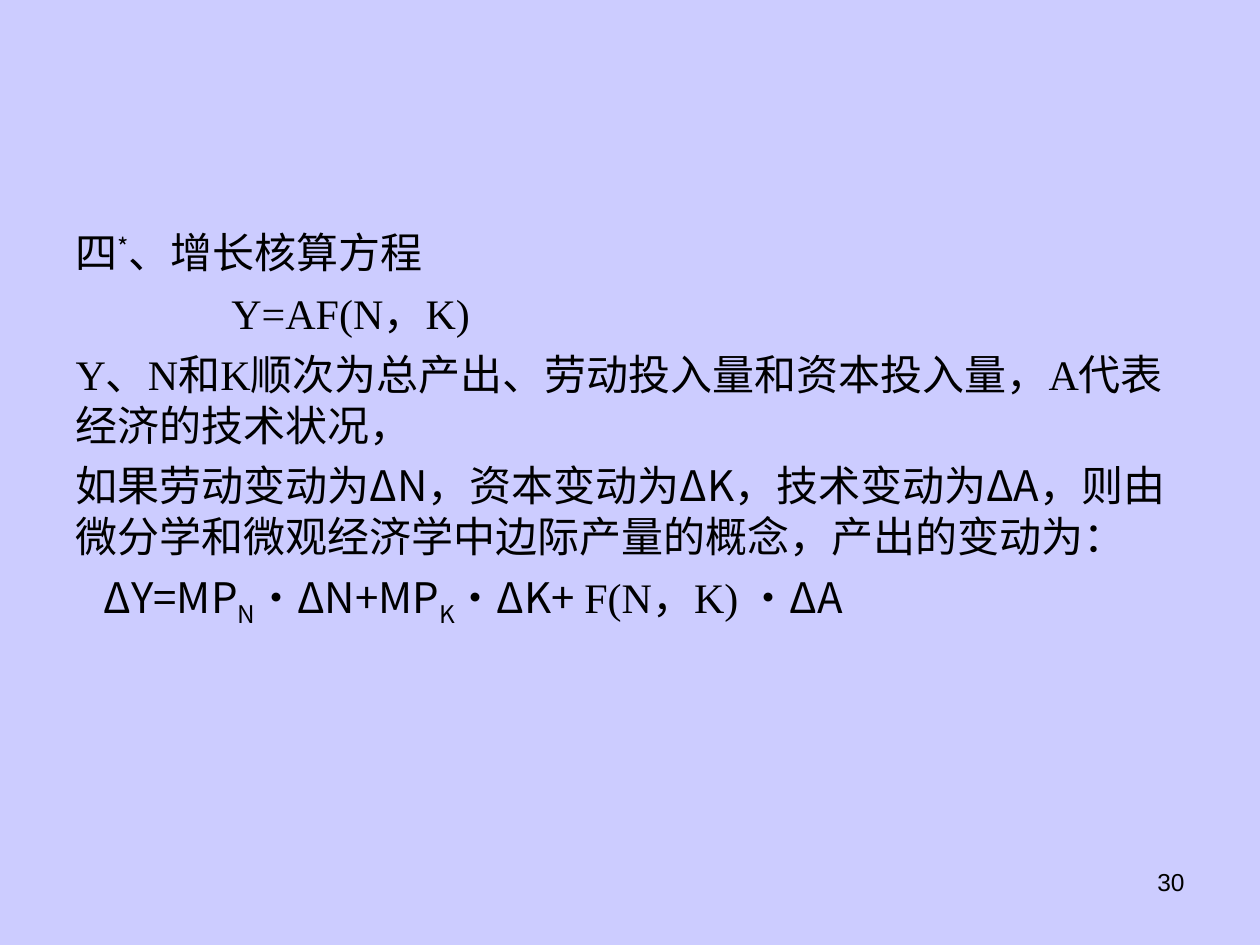
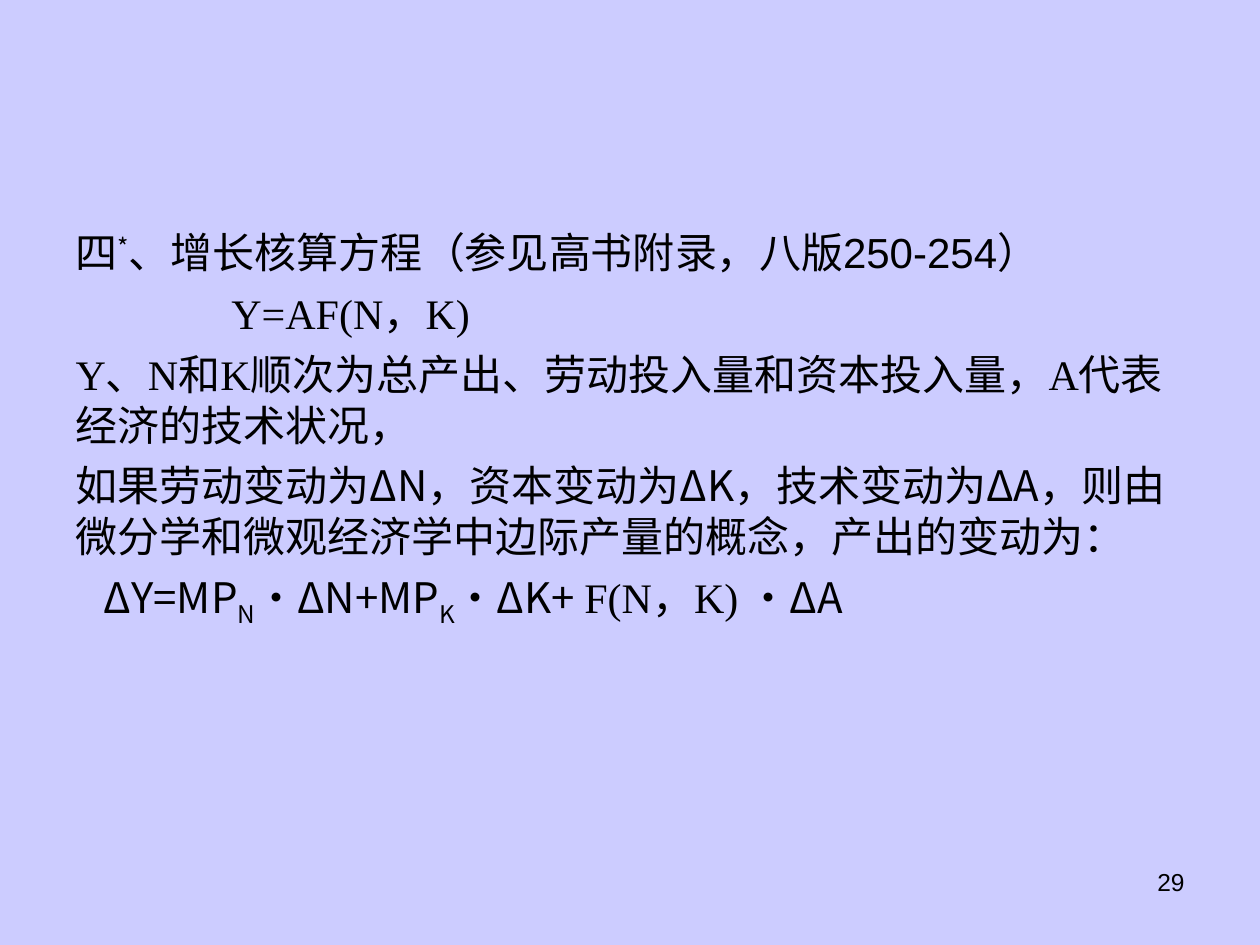
Before and after one commit to dhndzwxj/Teaching_assistant, a slide deck: slide 29 of 宏观原理课件/第8章 经济增长新.ppt (slide 30 before the commit). Drawn at 1260x945 pixels with LibreOffice and Linux fonts; fonts in the diff are those of the drawing. Boxes give left, top, right and bottom in pixels: in the first picture for what was removed or moved away, otherwise in the second. Text is boxed around its words. In the diff, an @@ line names an element or a change of style, - is before the commit and + after.

```diff
--- a/宏观原理课件/第8章 经济增长新.ppt
+++ b/宏观原理课件/第8章 经济增长新.ppt
@@ text at [76,232,1039,273]: text changed @@
-四*、增长核算方程
+四*、增长核算方程（参见高书附录，八版250-254）
@@ page number at [1157,874,1184,892]: text changed @@
-30
+29
```
Also in this commit, not shown: 6 other slides changed, 4 slides added, 2 slides removed.
